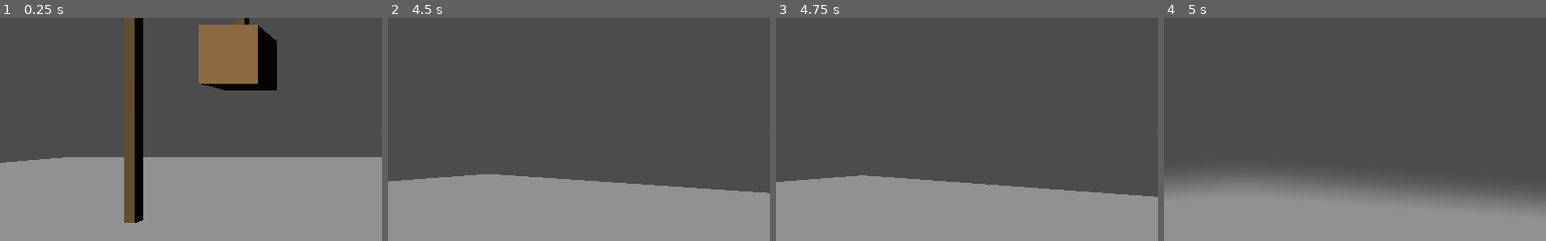
Above: before the commit, frames 1-4 (left to right).
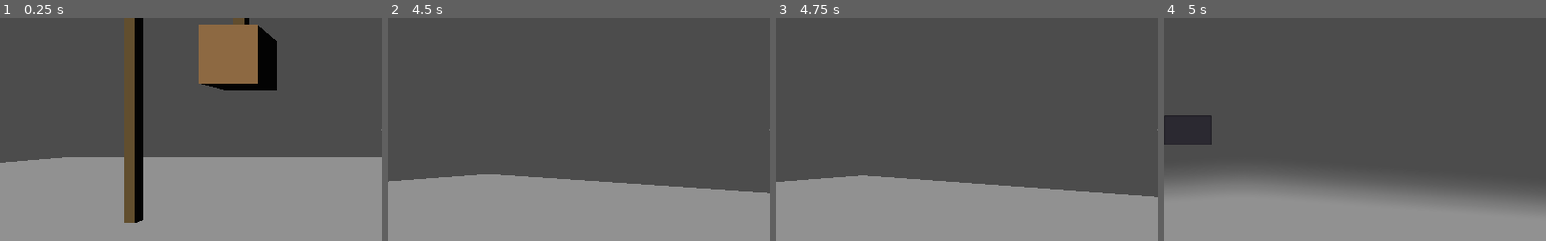
Above: after the commit, the same moments.

Repository: miskatonicstudio/goat
Game: Godot game, scene res://demo/Demo.tscn
Two runs of this game, one before a commit and one after it. Both use one fixed random seed, a clock stepped at 60 frames per second and the inputs below.
Inputs (mouse positions are % of the whole screen's width and height, from its top left):
- Up to frame 1 (0.25 s): no input
- Up to frame 2 (4.5 s): tap Enter at 0.5 s; move the mouse to (55, 50) at 0.52 s; hold W (oat_movement_forward) from 0.53 s (still down); click (55, 50) at 0.6 s; move the mouse to (45, 50) at 1.27 s; click (45, 50) at 1.35 s; move the mouse to (52, 48) at 2.02 s; click (52, 48) at 2.1 s; move the mouse to (49, 52) at 2.77 s; click (49, 52) at 2.85 s; tap Space at 3.5 s; move the mouse to (57, 51) at 3.52 s; click (57, 51) at 3.6 s; right-click (57, 51) at 4.15 s; move the mouse to (42, 49) at 4.27 s; click (42, 49) at 4.35 s
- Up to frame 3 (4.75 s): keep holding W (oat_movement_forward)
- Up to frame 4 (5 s): keep holding W (oat_movement_forward); tap Tab (oat_toggle_inventory) at 4.9 s
The pictures show only the part of the screen within x 0-50%, y 25-75%; the shares and areas given below are measured in that part.

Frames 1-3 are identical in both runs. In frame 4, 1.7% of the frame differs, in the area x 0-13%, y 43-57%.

Commit message:
Add simple inventory item list

Diff:
--- a/oat/Inventory.gd
+++ b/oat/Inventory.gd
@@ -1,18 +1,20 @@
-extends CenterContainer
+extends Control
 
 # TODO: read this from settings
 export var ROTATION_SENSITIVITY_X = 1.0
 export var ROTATION_SENSITIVITY_Y = 1.0
 
 const MAX_VERTICAL_ANGLE = 80
-onready var rotator = $ViewportContainer/Viewport/Inventory3D/Rotator
+onready var viewport = $CenterContainer/ViewportContainer/Viewport
+onready var rotator = $CenterContainer/ViewportContainer/Viewport/Inventory3D/Rotator
+onready var item_list = $ItemList
 # TODO: keep rotation value separately for each item?
 var current_angle_vertical = 0
 
 
 func _ready():
 	# Setting own_world here, otherwise 3D world will not be shown in Godot Editor
-	$ViewportContainer/Viewport.own_world = true
+	viewport.own_world = true
 	oat_interaction_signals.connect("oat_toggle_inventory", self, "toggle")
 	oat_interaction_signals.connect("oat_environment_item_obtained", self, "item_obtained")
 
@@ -53,3 +55,4 @@
 		obtained_item = obtained_item.pop_back()
 		obtained_item.get_parent().remove_child(obtained_item)
 		rotator.add_child(obtained_item)
+		item_list.add_icon_item(oat_interaction_signals.inventory_items_textures[item_name])
--- a/oat/Inventory.tscn
+++ b/oat/Inventory.tscn
@@ -2,32 +2,45 @@
 
 [ext_resource path="res://oat/Inventory.gd" type="Script" id=1]
 
-[node name="Inventory" type="CenterContainer"]
-visible = false
+[node name="Inventory" type="Control"]
 anchor_right = 1.0
 anchor_bottom = 1.0
 script = ExtResource( 1 )
 
-[node name="ViewportContainer" type="ViewportContainer" parent="."]
+[node name="CenterContainer" type="CenterContainer" parent="."]
+editor/display_folded = true
+anchor_right = 1.0
+anchor_bottom = 1.0
+
+[node name="ViewportContainer" type="ViewportContainer" parent="CenterContainer"]
 margin_left = 212.0
 margin_right = 812.0
 margin_bottom = 600.0
 rect_min_size = Vector2( 600, 600 )
 
-[node name="Viewport" type="Viewport" parent="ViewportContainer"]
+[node name="Viewport" type="Viewport" parent="CenterContainer/ViewportContainer"]
 size = Vector2( 600, 600 )
 transparent_bg = true
 handle_input_locally = false
-render_target_update_mode = 0
+render_target_update_mode = 3
 
-[node name="Inventory3D" type="Spatial" parent="ViewportContainer/Viewport"]
+[node name="Inventory3D" type="Spatial" parent="CenterContainer/ViewportContainer/Viewport"]
 
-[node name="Camera" type="Camera" parent="ViewportContainer/Viewport/Inventory3D"]
+[node name="Camera" type="Camera" parent="CenterContainer/ViewportContainer/Viewport/Inventory3D"]
 current = true
 
-[node name="OmniLight" type="OmniLight" parent="ViewportContainer/Viewport/Inventory3D"]
+[node name="OmniLight" type="OmniLight" parent="CenterContainer/ViewportContainer/Viewport/Inventory3D"]
 
-[node name="RayCast" type="RayCast" parent="ViewportContainer/Viewport/Inventory3D"]
+[node name="RayCast" type="RayCast" parent="CenterContainer/ViewportContainer/Viewport/Inventory3D"]
 
-[node name="Rotator" type="Spatial" parent="ViewportContainer/Viewport/Inventory3D"]
+[node name="Rotator" type="Spatial" parent="CenterContainer/ViewportContainer/Viewport/Inventory3D"]
 transform = Transform( 1, 0, 0, 0, 1, 0, 0, 0, 1, 0, 0, -2 )
+
+[node name="ItemList" type="ItemList" parent="."]
+anchor_top = 0.5
+anchor_bottom = 0.5
+margin_top = -20.0
+margin_right = 40.0
+margin_bottom = 20.0
+rect_min_size = Vector2( 64, 0 )
+auto_height = true
